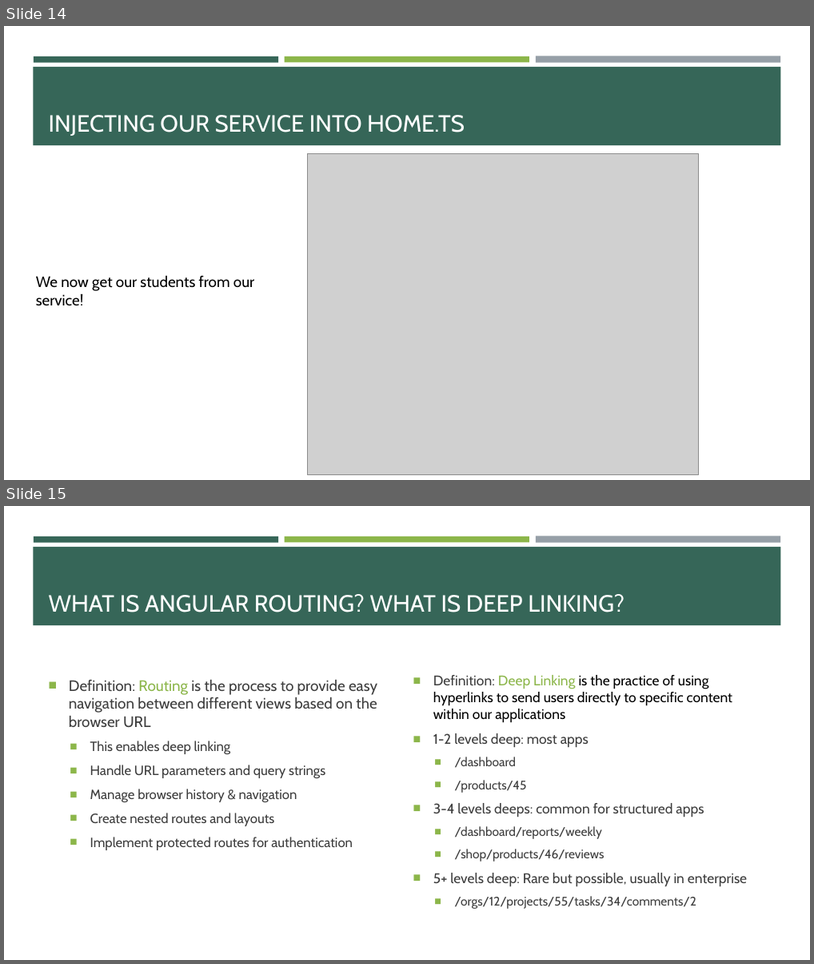
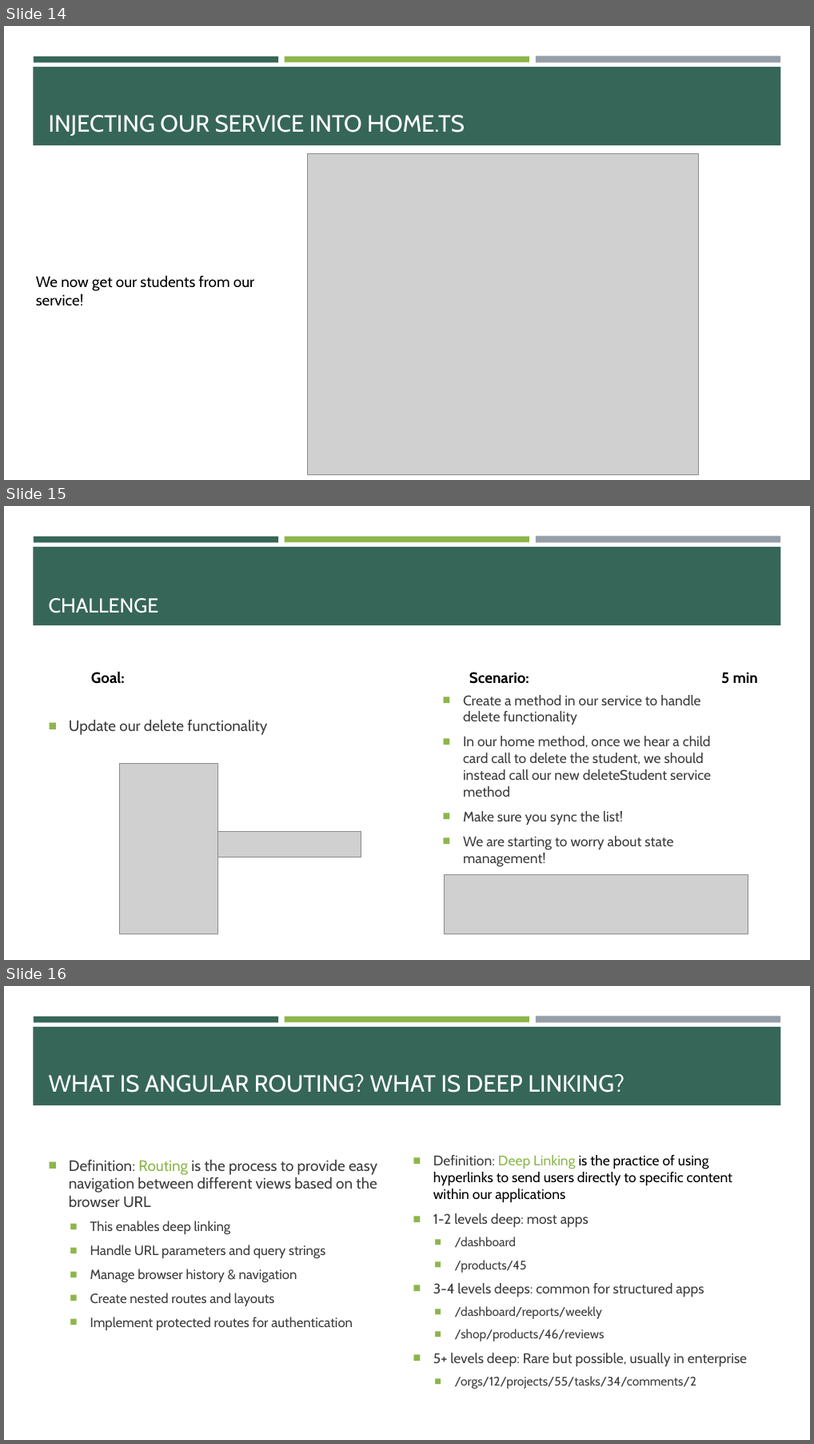
Before and after one commit to e-m-wilson/java-fs, a slide deck: Week_7/Angular.pptx. Shown one above the other, each under a label of ours: slides 14 and 15 before the commit, slides 14, 15 and 16 after it. The pictures are 814x964 and 814x1444 pixels, drawn with LibreOffice and Linux fonts; fonts in the diff are those of the drawing; grey boxes stand for pictures. Boxes give left, top, right and bottom in pixels: in the first picture for what was removed or moved away, otherwise in the second. Text is boxed around its words. In the diff, an @@ line names an element or a change of style, - is before the commit and + after.

```diff
--- a/Week_7/Angular.pptx
+++ b/Week_7/Angular.pptx
@@ slide 15 added at box(4, 506, 810, 960), background #FFFFFF; not listed: 4 template elements that a slide beside it also shows @@
@@ title added at box(49, 598, 159, 613), 24 pt, text #FFFFFF @@
+CHALLENGE
@@ text added at box(91, 671, 125, 684), 18 pt, text #000000, bold @@
+Goal:
@@ text added at box(470, 672, 758, 684), 18 pt, text #000000, bold @@
+Scenario: 5 min
@@ text added at box(463, 695, 711, 866), 16.6 pt, text #3D3D3D @@
+■ Create a method in our service to handle delete functionality
+■ In our home method, once we hear a child card call to delete the student, we should instead call our new deleteStudent service method
+■ Make sure you sync the list!
+■ We are starting to worry about state management!
@@ text added at box(69, 720, 267, 735), 18 pt, text #3D3D3D @@
+■ Update our delete functionality
@@ picture added at box(119, 763, 218, 933) @@
@@ picture added at box(218, 832, 361, 857) @@
@@ picture added at box(444, 875, 748, 934) @@
@@ what was slide 15 is now slide 16 @@
```
Also in this commit, not shown: 1 slide changed, 4 other slides added.
